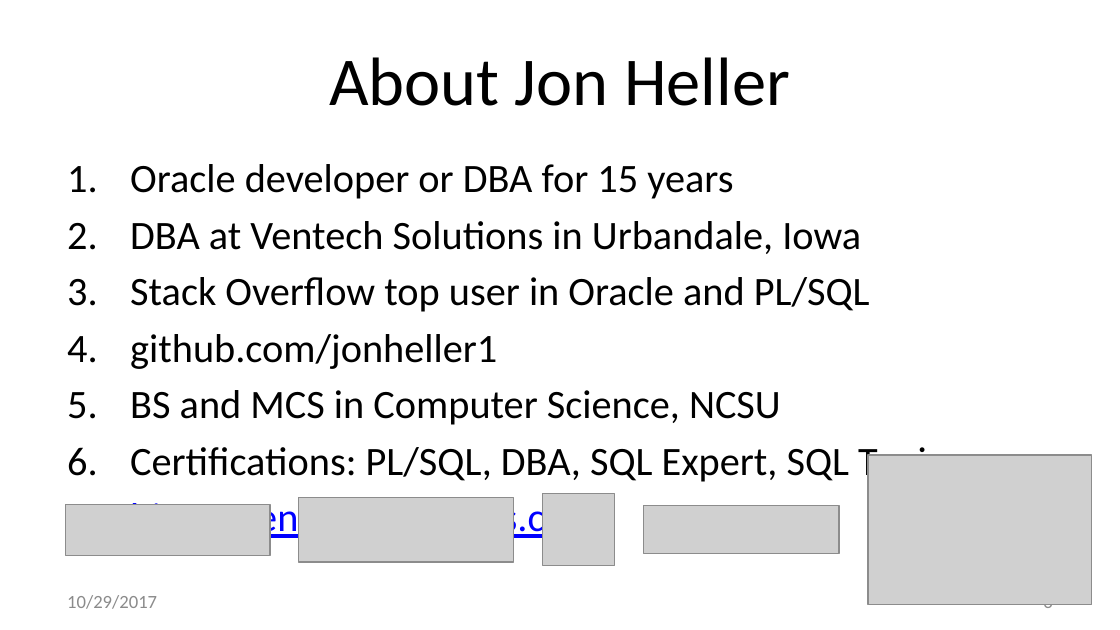
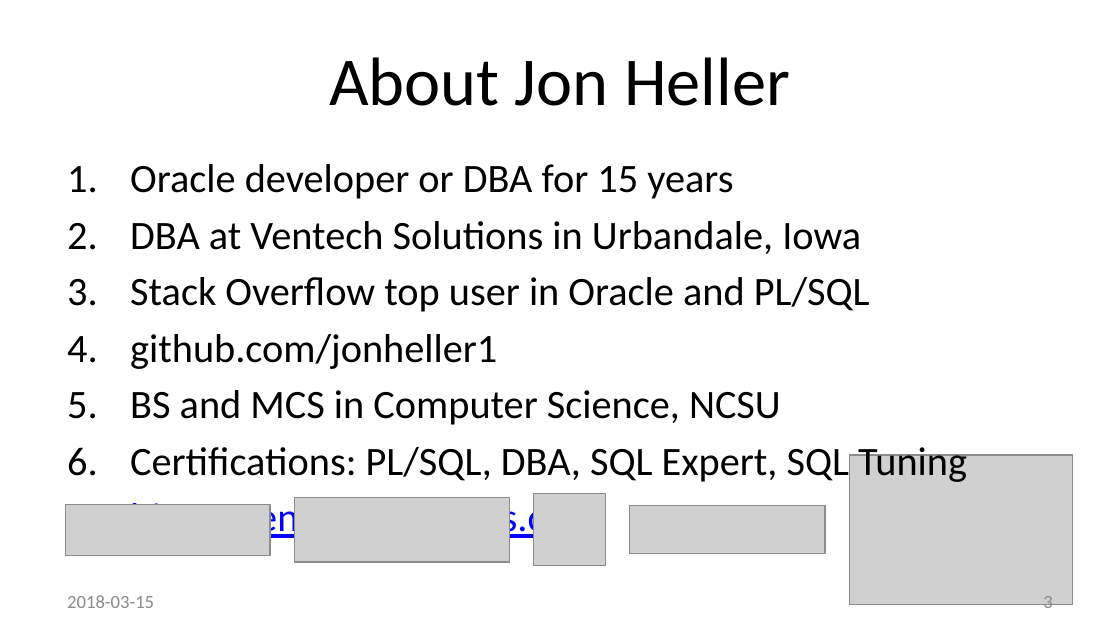
Before and after one commit to method5/method5.github.io, a slide deck: slide 3 of presentations/Method5.pptx. Drawn at 1120x630 pixels with LibreOffice and Linux fonts; fonts in the diff are those of the drawing; grey boxes stand for pictures; background and template pictures are left out. Boxes give left, top, right and bottom in pixels: in the first picture for what was removed or moved away, otherwise in the second. Text is boxed around its words. In the diff, an @@ line names an element or a change of style, - is before the commit and + after.

```diff
--- a/presentations/Method5.pptx
+++ b/presentations/Method5.pptx
@@ picture: place and size @@
-picture at bbox=[868, 455, 1092, 605]
+picture at bbox=[849, 455, 1073, 605]
@@ picture: place and size @@
-picture at bbox=[299, 497, 514, 562]
+picture at bbox=[295, 497, 510, 562]
@@ picture: place and size @@
-picture at bbox=[543, 494, 615, 566]
+picture at bbox=[533, 494, 605, 566]
@@ picture: place and size @@
-picture at bbox=[644, 506, 839, 554]
+picture at bbox=[629, 506, 824, 554]
@@ text at bbox=[67, 595, 154, 608]: text changed @@
-10/29/2017
+2018-03-15
```
Also in this commit, not shown: 20 other slides changed, 4 slides added.
